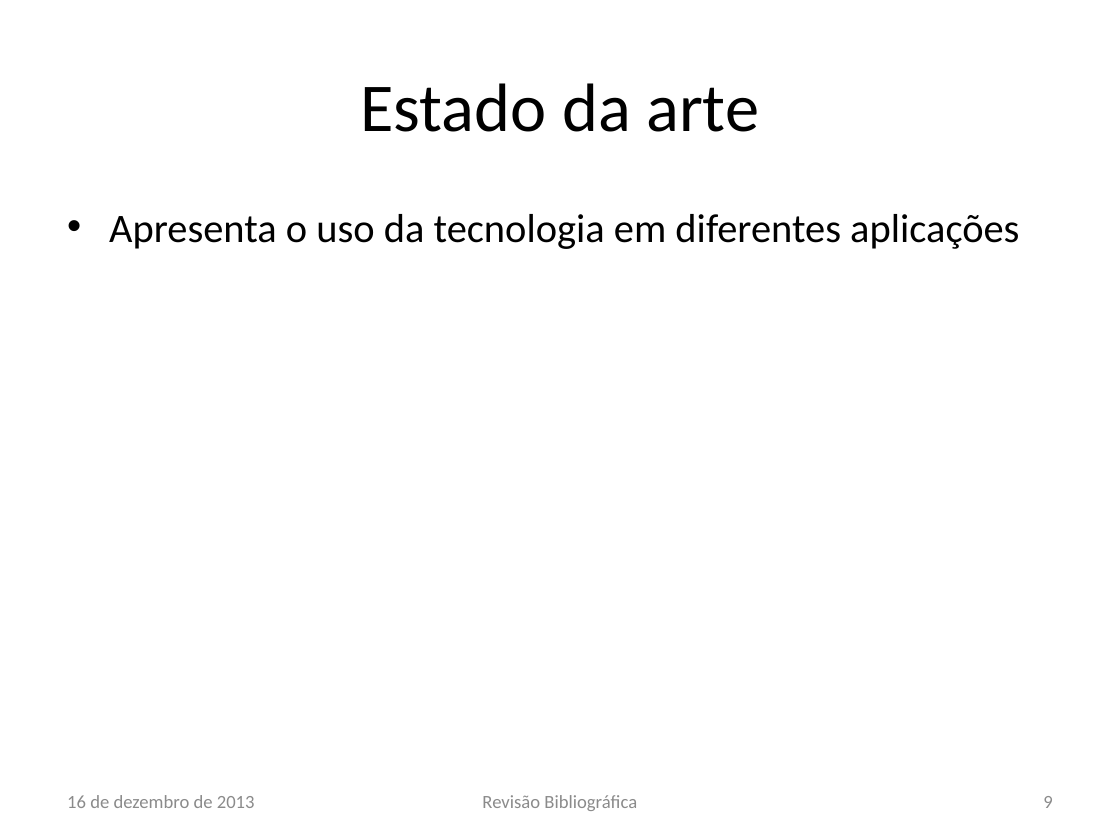
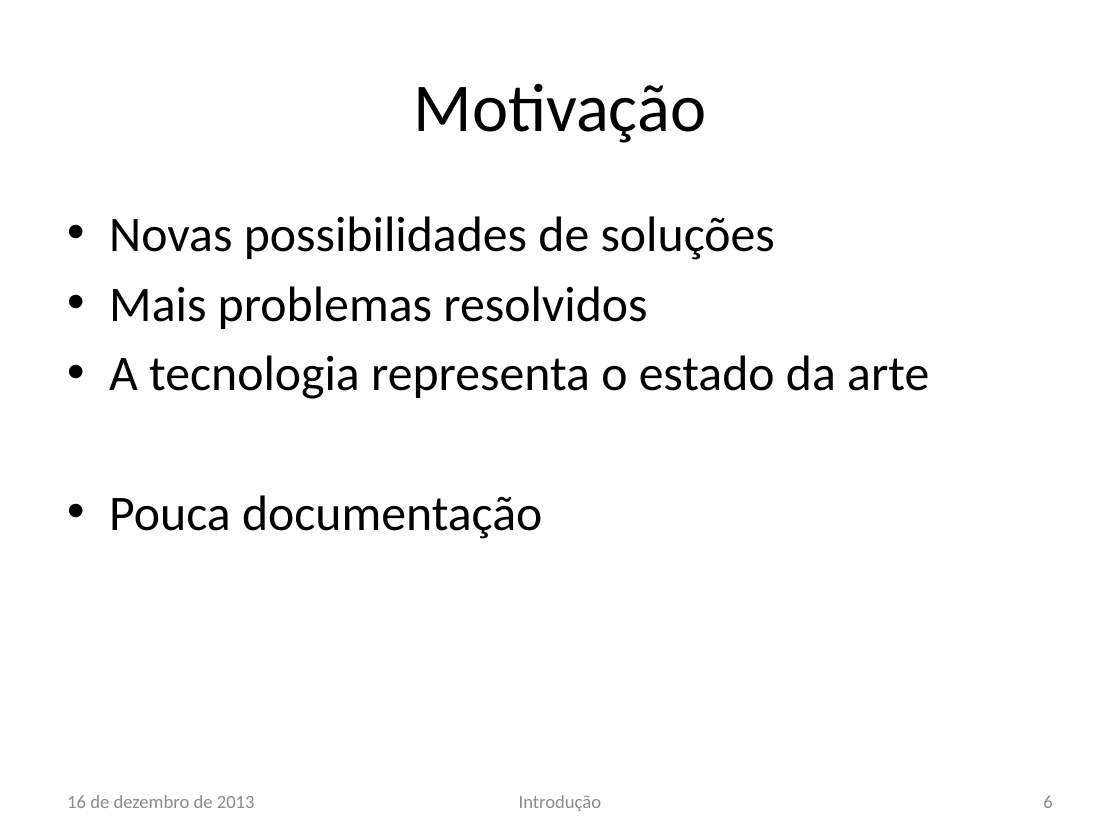
Before and after one commit to lsoliveira459/tg2, a slide deck: slide 6 of Apresentação/Estudo e Implementação de Reconfiguração Dinâmica.pptx (slide 9 before the commit). Drawn at 1120x840 pixels with LibreOffice and Linux fonts; fonts in the diff are those of the drawing; background and template pictures are left out. Boxes give left, top, right and bottom in pixels: in the first picture for what was removed or moved away, otherwise in the second. Text is boxed around its words. In the diff, an @@ line names an element or a change of style, - is before the commit and + after.

Commit message:
update apresentação

```diff
--- a/Apresentação/Estudo e Implementação de Reconfiguração Dinâmica.pptx
+++ b/Apresentação/Estudo e Implementação de Reconfiguração Dinâmica.pptx
@@ title at (414, 83, 707, 143): text changed @@
-Estado da arte
+Motivação
@@ text at (109, 216, 929, 539): text changed; size 26 to 32 pt @@
-• Apresenta o uso da tecnologia em diferentes aplicações
+• Novas possibilidades de soluções
+• Mais problemas resolvidos
+• A tecnologia representa o estado da arte
+• Pouca documentação
@@ text at (519, 795, 602, 811): text changed @@
-Revisão Bibliográfica
+Introdução
@@ page number at (1043, 795, 1052, 808): text changed @@
-9
+6
```
Also in this commit, not shown: 9 other slides changed, 1 slide added, 3 other files.
